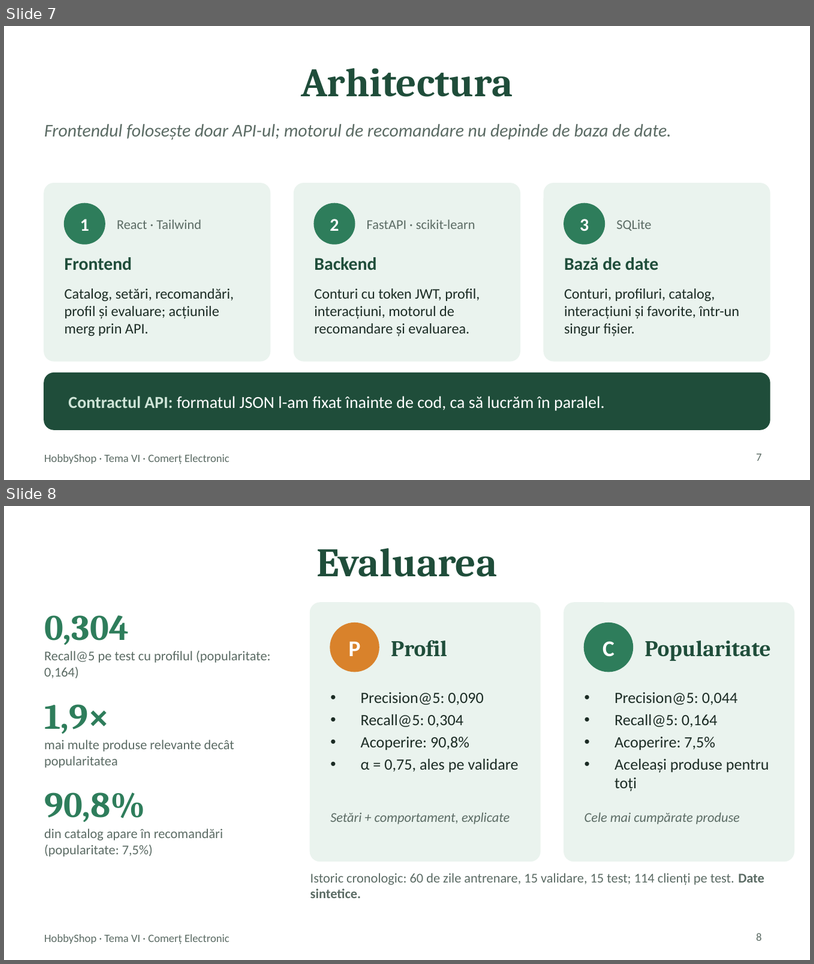
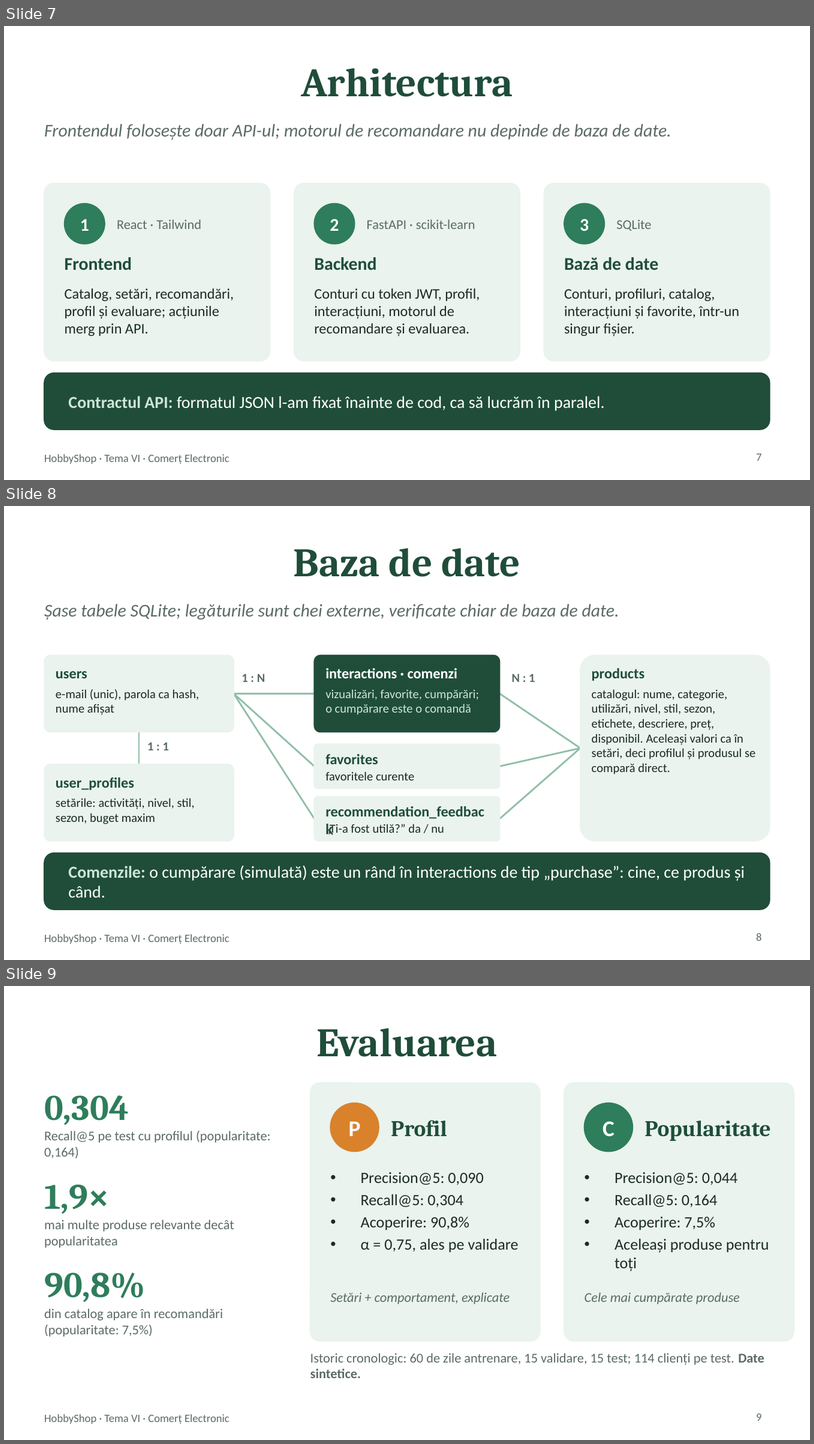
Before and after one commit to ANDYGAB04/Recomandation_System, a slide deck: docs/prezentare/Prezentare.pptx. Shown one above the other, each under a label of ours: slides 7 and 8 before the commit, slides 7, 8 and 9 after it. The pictures are 814x964 and 814x1444 pixels, drawn with LibreOffice and Linux fonts; fonts in the diff are those of the drawing. Boxes give left, top, right and bottom in pixels: in the first picture for what was removed or moved away, otherwise in the second. Text is boxed around its words. In the diff, an @@ line names an element or a change of style, - is before the commit and + after.

```diff
--- a/docs/prezentare/Prezentare.pptx
+++ b/docs/prezentare/Prezentare.pptx
@@ slide 8 added at [4,506,810,960], background #FFFFFF; not listed: 1 template element that a slide beside it also shows @@
@@ title added at [294,548,521,577], 36 pt, text #1F4D3A, bold @@
+Baza de date
@@ text added at [44,604,620,620], 16 pt, text #5B6B64, italic @@
+Șase tabele SQLite; legăturile sunt chei externe, verificate chiar de baza de date.
@@ rounded rectangle added at [44,655,234,732], fill #EAF3EE, outline #EAF3EE 1 pt @@
@@ rounded rectangle added at [314,655,500,732], fill #1F4D3A, outline #1F4D3A 1 pt @@
@@ rounded rectangle added at [581,655,770,841], fill #EAF3EE, outline #EAF3EE 1 pt @@
@@ text added at [56,671,87,678], 13 pt, text #1F4D3A, bold @@
+users
@@ text added at [242,673,266,682], 11 pt, text #5B6B64, bold @@
+1 : N
@@ text added at [326,668,458,678], 13 pt, text #FFFFFF, bold @@
+interactions · comenzi
@@ text added at [512,673,535,682], 11 pt, text #5B6B64, bold @@
+N : 1
@@ text added at [592,668,645,681], 13 pt, text #1F4D3A, bold @@
+products
@@ text added at [56,689,200,715], 11 pt, text #1B2B24 @@
+e-mail (unic), parola ca hash, nume afișat
@@ line added from (234, 694) to (314, 694), #8FBFA6 1.5 pt @@
@@ line added from (234, 694) to (314, 766), #8FBFA6 1.5 pt @@
@@ line added from (234, 694) to (314, 819), #8FBFA6 1.5 pt @@
@@ text added at [326,689,480,715], 11 pt, text #CFE5D8 @@
+vizualizări, favorite, cumpărări; o cumpărare este o comandă
@@ line added from (500, 694) to (581, 748), #8FBFA6 1.5 pt @@
@@ text added at [592,689,756,774], 11 pt, text #1B2B24 @@
+catalogul: nume, categorie, utilizări, nivel, stil, sezon, etichete, descriere, preț, disponibil. Aceleași valori ca în setări, deci profilul și produsul se compară direct.
@@ line added from (140, 732) to (140, 764), #8FBFA6 1.5 pt @@
@@ text added at [147,742,169,750], 11 pt, text #5B6B64, bold @@
+1 : 1
@@ rounded rectangle added at [314,744,500,788], fill #EAF3EE, outline #EAF3EE 1 pt @@
@@ text added at [326,754,378,764], 13 pt, text #1F4D3A, bold @@
+favorites
@@ line added from (500, 766) to (581, 748), #8FBFA6 1.5 pt @@
@@ line added from (500, 819) to (581, 748), #8FBFA6 1.5 pt @@
@@ rounded rectangle added at [44,764,234,841], fill #EAF3EE, outline #EAF3EE 1 pt @@
@@ text added at [326,771,414,780], 11 pt, text #1B2B24 @@
+favoritele curente
@@ text added at [56,777,134,790], 13 pt, text #1F4D3A, bold @@
+user_profiles
@@ text added at [56,798,195,824], 11 pt, text #1B2B24 @@
+setările: activități, nivel, stil, sezon, buget maxim
@@ rounded rectangle added at [314,796,500,841], fill #EAF3EE, outline #EAF3EE 1 pt @@
@@ text added at [326,806,485,819], 13 pt, text #1F4D3A, bold @@
+recommendation_feedback
@@ text added at [330,823,444,835], 11 pt, text #1B2B24 @@
+„Ți-a fost utilă?” da / nu
@@ rounded rectangle added at [44,853,770,909], fill #1F4D3A, outline #1F4D3A 1 pt @@
@@ text added at [68,865,745,897], 15 pt, text #FFFFFF @@
+Comenzile: o cumpărare (simulată) este un rând în interactions de tip „purchase”: cine, ce produs și când.
@@ page number added at [756,933,762,940], 10 pt, text #5B6B64 @@
+8
@@ what was slide 8 is now slide 9 @@
@@ page number at [756,1413,762,1420]: text changed @@
-8
+9
```
Also in this commit, not shown: 1 other file.
